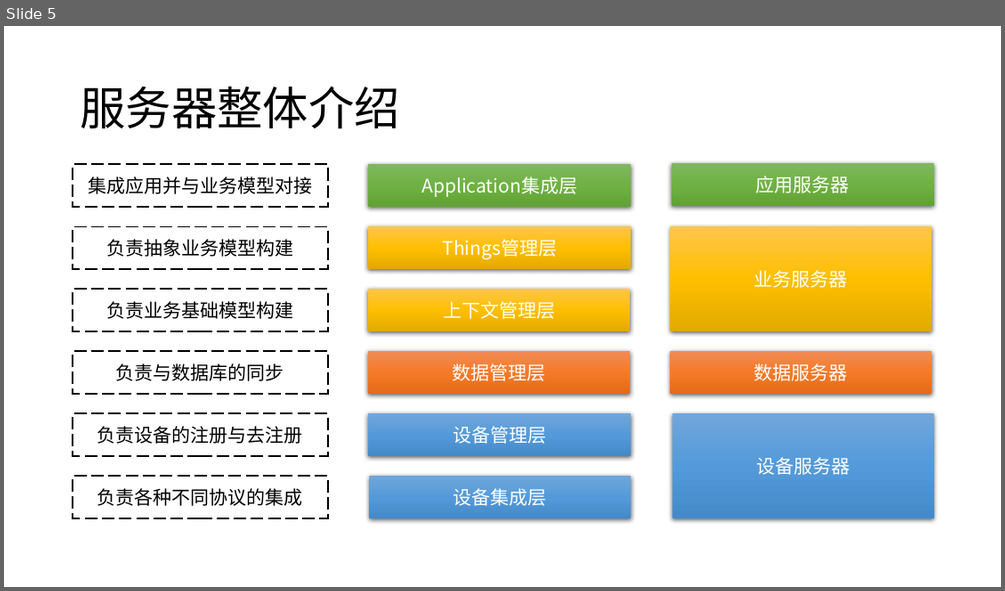
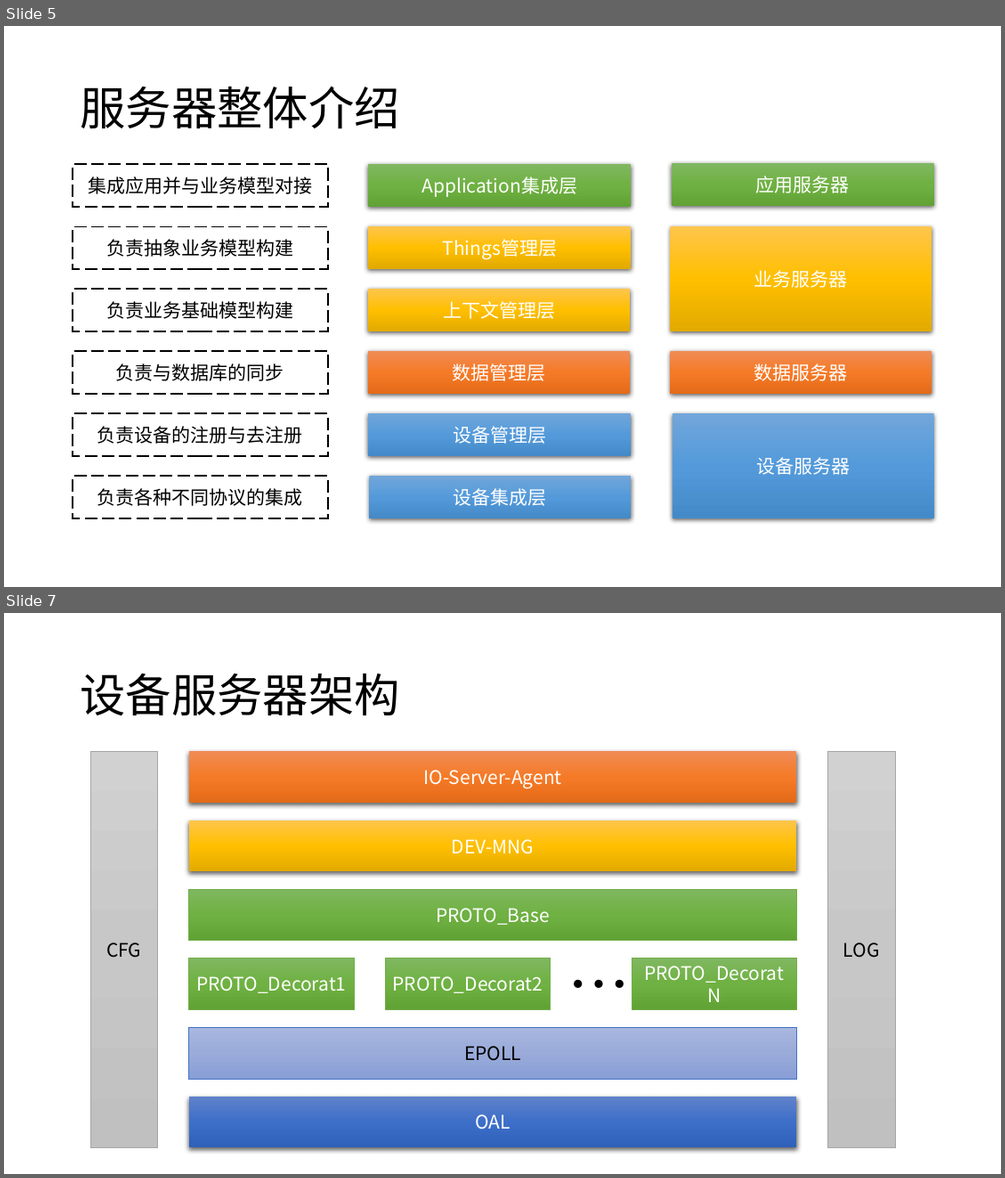
Before and after one commit to aishenhaowe/futurecity, a slide deck: Doc/FC－Server-Architecture.pptx. Shown one above the other, each under a label of ours: slide 5 before the commit, slides 5 and 7 after it; the slides between them are not shown. The pictures are 1005x591 and 1005x1178 pixels, drawn with LibreOffice and Linux fonts; fonts in the diff are those of the drawing. Boxes give left, top, right and bottom in pixels: in the first picture for what was removed or moved away, otherwise in the second. Text is boxed around its words. In the diff, an @@ line names an element or a change of style, - is before the commit and + after.

Commit message:
FC-22: add the document of io-server

```diff
--- a/Doc/FC－Server-Architecture.pptx
+++ b/Doc/FC－Server-Architecture.pptx
@@ slide 7 added at <box>4,613,1001,1174</box>, background #FFFFFF @@
@@ title added at <box>80,673,399,715</box>, 44 pt, text #000000 @@
+设备服务器架构
@@ rectangle added at <box>90,751,158,1148</box>, fill gradient #D2D2D2 to #C8C8C8 to #C0C0C0, outline #A5A5A5 0.5 pt, 18 pt, text #000000 @@
+CFG
@@ rectangle added at <box>189,751,797,803</box>, fill gradient #F18C57 to #F67B28 to #E56C19, 18 pt, text #FFFFFF @@
+IO-Server-Agent
@@ rectangle added at <box>828,751,896,1148</box>, fill gradient #D2D2D2 to #C8C8C8 to #C0C0C0, outline #A5A5A5 0.5 pt, 18 pt, text #000000 @@
+LOG
@@ rectangle added at <box>189,820,797,872</box>, fill gradient #FFC64B to #FFC000 to #E3AB00, 18 pt, text #FFFFFF @@
+DEV-MNG
@@ rectangle added at <box>189,889,797,941</box>, fill gradient #81B861 to #6FB242 to #62A336, outline #70AD47 0.5 pt, 18 pt, text #FFFFFF @@
+PROTO_Base
@@ rectangle added at <box>189,958,354,1010</box>, fill gradient #81B861 to #6FB242 to #62A336, outline #70AD47 0.5 pt, 18 pt, text #FFFFFF @@
+PROTO_Decorat1
@@ rectangle added at <box>386,958,550,1010</box>, fill gradient #81B861 to #6FB242 to #62A336, outline #70AD47 0.5 pt, 18 pt, text #FFFFFF @@
+PROTO_Decorat2
@@ text added at <box>560,942,621,1025</box>, 60 pt, text #000000 @@
+…
@@ rectangle added at <box>631,958,797,1010</box>, fill gradient #81B861 to #6FB242 to #62A336, outline #70AD47 0.5 pt, 18 pt, text #FFFFFF @@
+PROTO_DecoratN
@@ rectangle added at <box>189,1027,797,1078</box>, fill gradient #A8B7DF to #9AABD9 to #889ED7, outline #4472C4 0.5 pt, 18 pt, text #000000 @@
+EPOLL
@@ rectangle added at <box>189,1096,797,1148</box>, fill gradient #6183CB to #3E70CA to #3062BB, 18 pt, text #FFFFFF @@
+OAL
```
Also in this commit, not shown: 2 slides changed, 1 slide removed.
